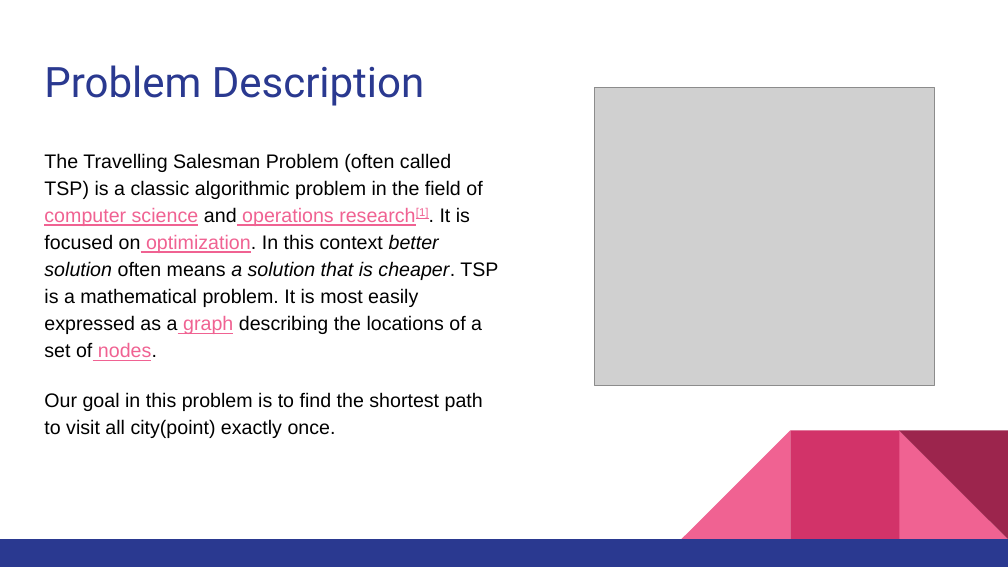
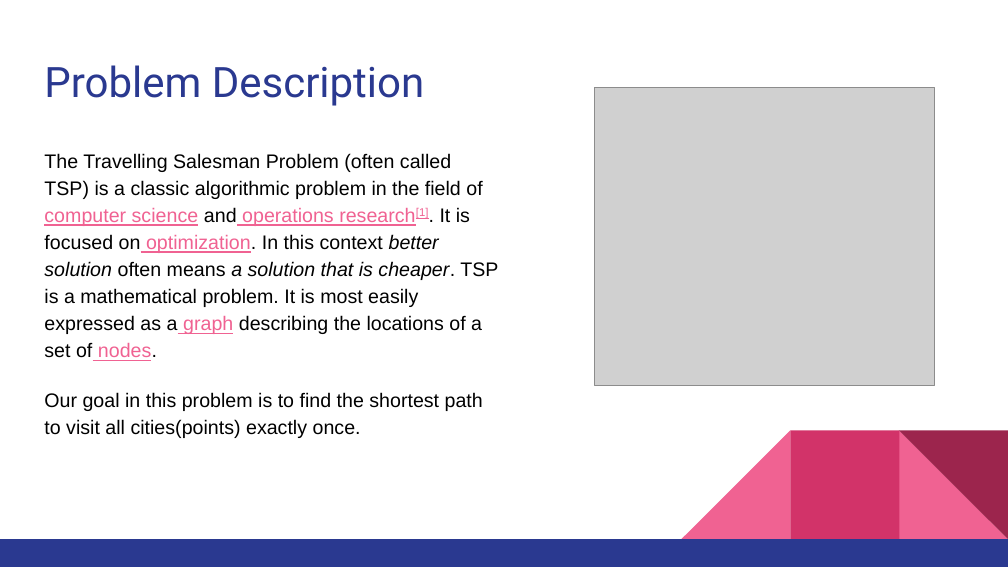
Before and after one commit to FatCache/INFO6205-527-Genetic_Algorithm, a slide deck: slide 2 of README.pptx. Drawn at 1008x567 pixels with LibreOffice and Linux fonts; fonts in the diff are those of the drawing; grey boxes stand for pictures. Boxes give left, top, right and bottom in pixels: in the first picture for what was removed or moved away, otherwise in the second. Text is boxed around its words. In the diff, an @@ line names an element or a change of style, - is before the commit and + after.

```diff
--- a/README.pptx
+++ b/README.pptx
@@ text at [44,392,483,438]: text changed @@
-Our goal in this problem is to find the shortest path to visit all city(point) exactly once.
+Our goal in this problem is to find the shortest path to visit all cities(points) exactly once.
```
Also in this commit, not shown: 3 other slides changed, 1 slide added.
